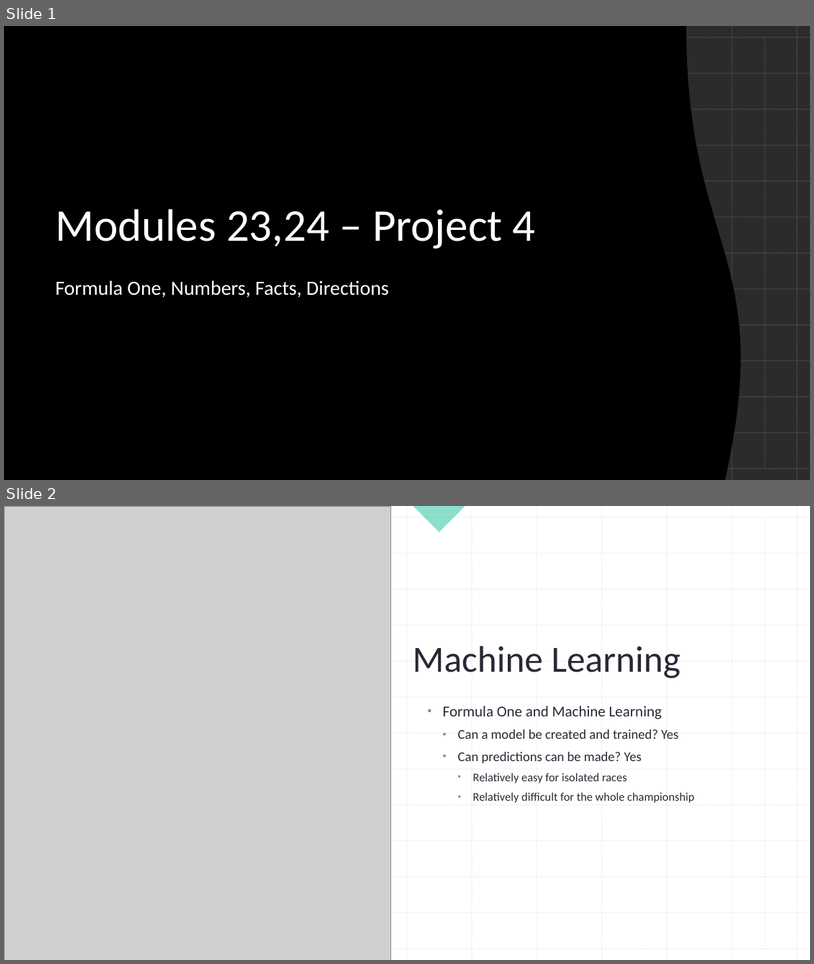
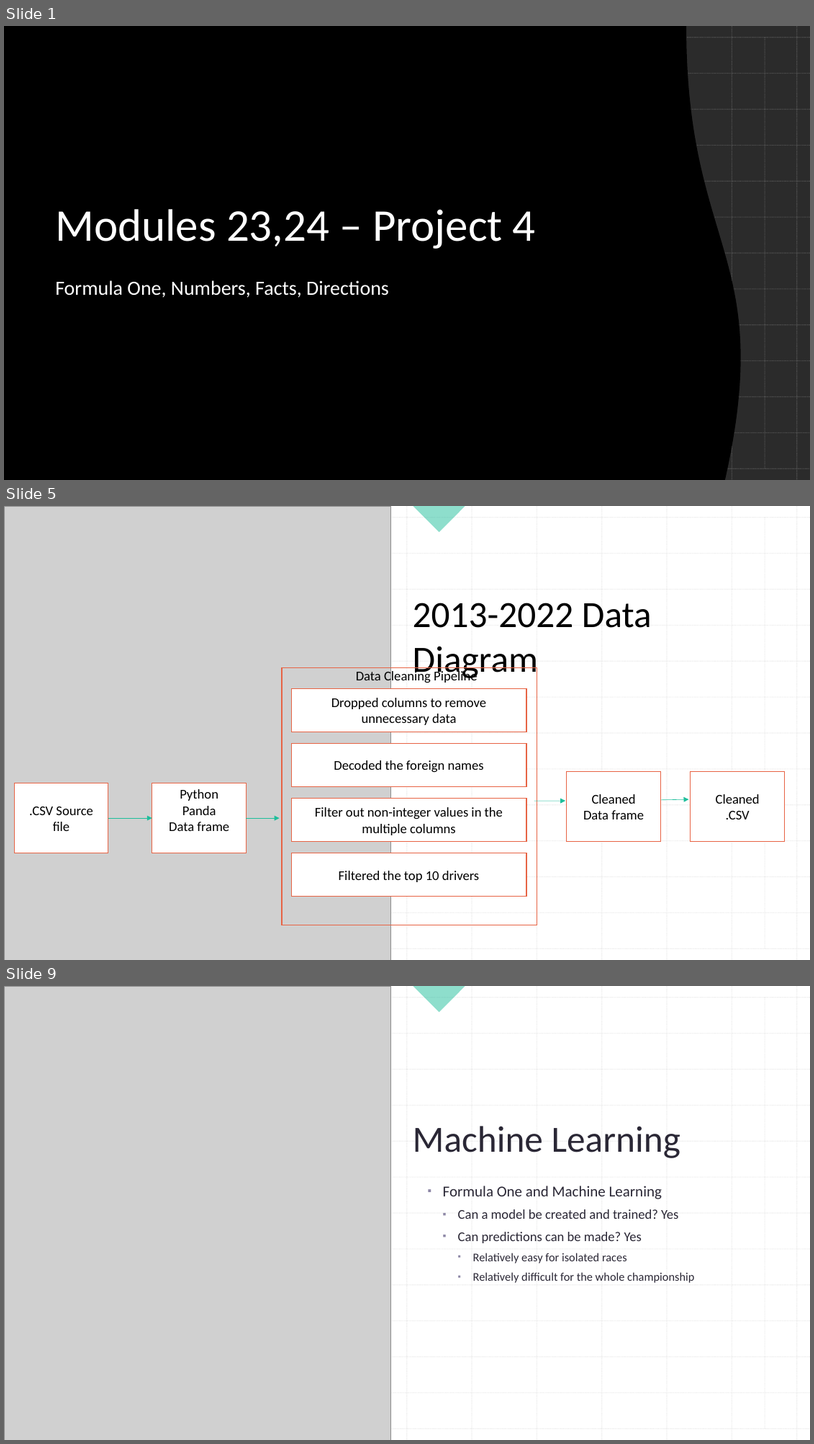
Before and after one commit to joseeneas/RB_Module_24_Project_04, a slide deck: Documents/Project 4 - Group 3 - ML .pptx. Shown one above the other, each under a label of ours: slides 1 and 2 before the commit, slides 1, 5 and 9 after it; the slides between them are not shown. The pictures are 814x964 and 814x1444 pixels, drawn with LibreOffice and Linux fonts; fonts in the diff are those of the drawing; grey boxes stand for pictures; background and template pictures are left out; a plain dark background stands for a picture behind light text. Boxes give left, top, right and bottom in pixels: in the first picture for what was removed or moved away, otherwise in the second. Text is boxed around its words. In the diff, an @@ line names an element or a change of style, - is before the commit and + after.

```diff
--- a/Documents/Project 4 - Group 3 - ML .pptx
+++ b/Documents/Project 4 - Group 3 - ML .pptx
@@ slide 5 added at <box>4,506,810,960</box>, background #FFFFFF; not listed: 27 template elements that a slide beside it also shows @@
@@ rectangle added at <box>4,506,810,960</box>, fill #FFFFFF @@
@@ picture added at <box>4,506,391,960</box> @@
@@ right triangle added at <box>413,506,466,532</box>, fill #1EBE9B at 50% opacity @@
@@ group added at <box>4,506,810,960</box>: 27 lines @@
@@ title added at <box>413,602,652,680</box>, 44 pt, text #000000 @@
+2013-2022 Data Diagram
@@ group added at <box>14,667,786,924</box>: 9 rectangles, 4 arrows, 1 text @@
+.CSV Source file
+Python
+Panda
+Data frame
+Dropped columns to remove unnecessary data
+Decoded the foreign names
+Filter out non-integer values in the multiple columns
+Filtered the top 10 drivers
+Cleaned
+.CSV
+Cleaned
+Data frame
+Data Cleaning Pipeline
@@ what was slide 2 is now slide 9 @@
```
Also in this commit, not shown: 6 other slides added, 1 other file.
